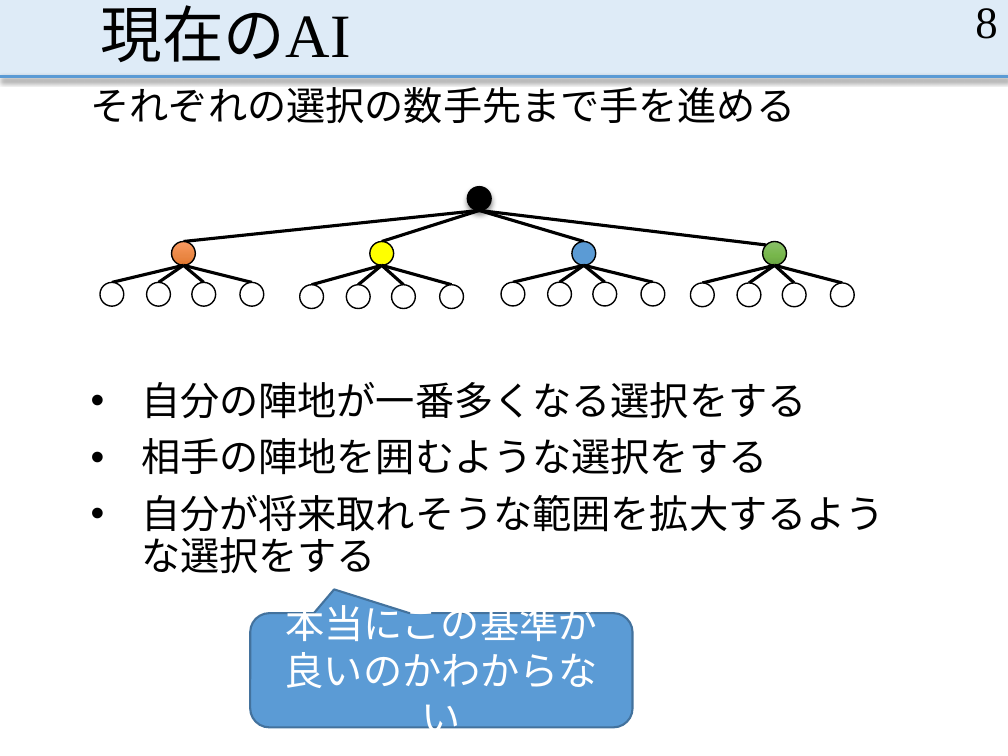
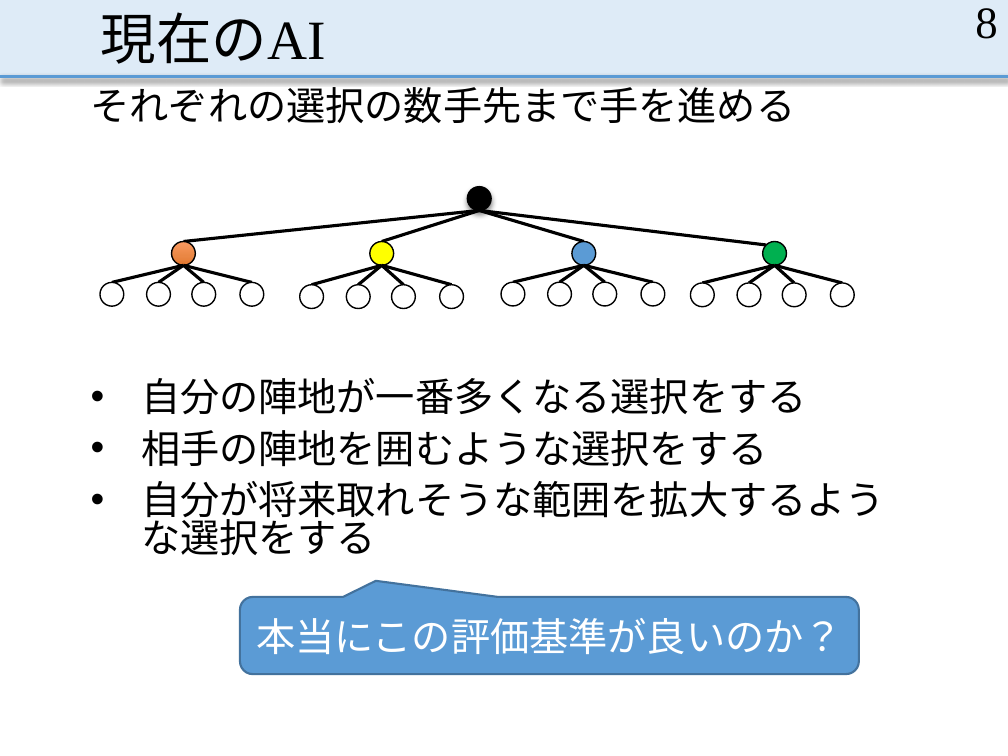
Before and after one commit to MasayaOda/SR, a slide deck: slide 8 of 中間発表.pptx. Drawn at 1008x756 pixels with LibreOffice and Linux fonts; fonts in the diff are those of the drawing. Boxes give left, top, right and bottom in pixels: in the first picture for what was removed or moved away, otherwise in the second. Text is boxed around its words. In the diff, an @@ line names an element or a change of style, - is before the commit and + after.

```diff
--- a/中間発表.pptx
+++ b/中間発表.pptx
@@ title "現在のAI" at <box>101,12,326,64</box>: size 44 to 39.6 pt @@
@@ ellipse at <box>763,242,787,266</box>: fill gradient #8AC269 to #77B64D to #6CA644 to #00B050 @@
@@ text "自分の陣地が一番多くなる選択をする" at <box>141,378,885,555</box>: line spacing 0.9 to 0.8 @@
@@ rounded speech box "本当にこの評価基準が良いのか？": place and size @@
-rounded speech box "本当にこの評価基準が良いのか？" at <box>250,613,632,727</box>
+rounded speech box "本当にこの評価基準が良いのか？" at <box>240,597,859,674</box>
@@ text in rounded speech box at <box>256,618,842,654</box>: text changed @@
-本当にこの基準が良いのかわからない
+本当にこの評価基準が良いのか？
```
Also in this commit, not shown: 12 other slides changed, 4 slides added.
